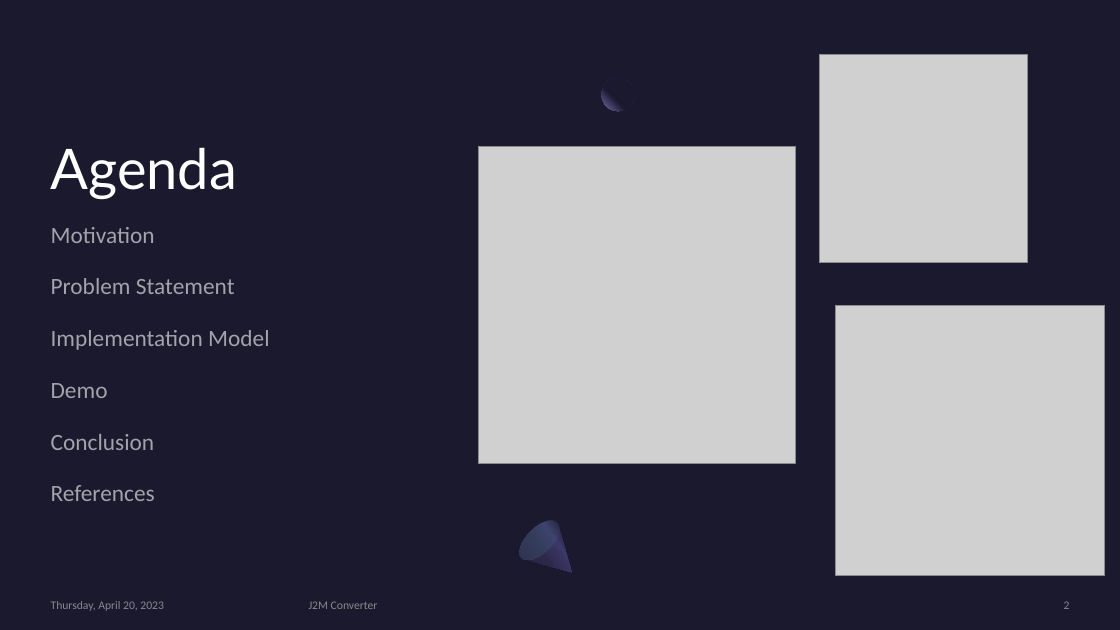
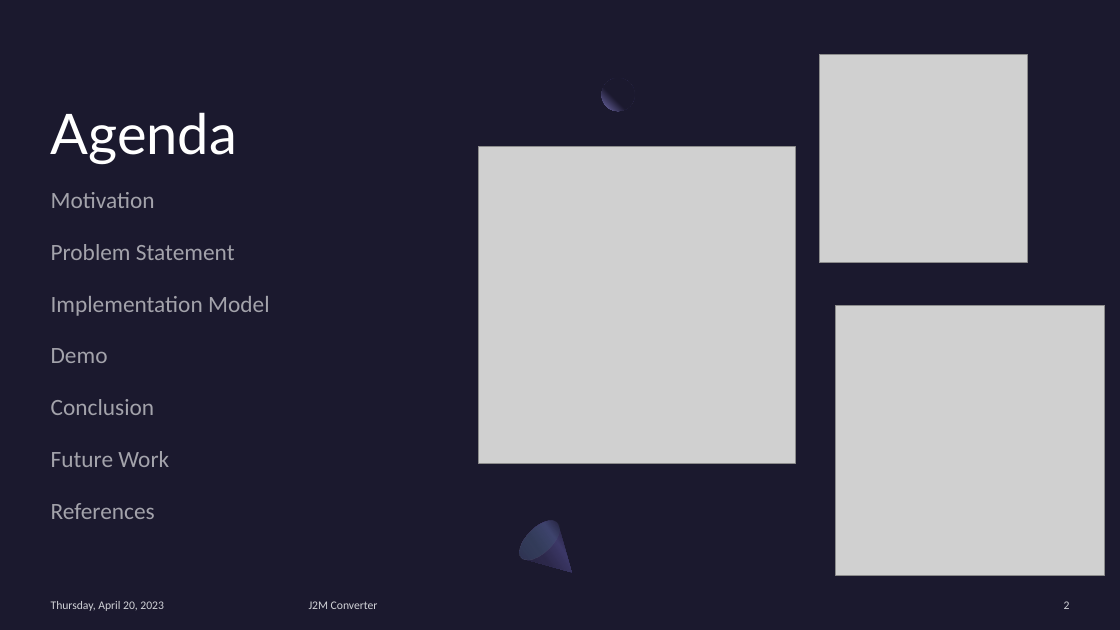
Before and after one commit to babapooja/Masters-Project, a slide deck: slide 2 of Documents/[MastersProject]J2MConverter.pptx. Drawn at 1120x630 pixels with LibreOffice and Linux fonts; fonts in the diff are those of the drawing; grey boxes stand for pictures. Boxes give left, top, right and bottom in pixels: in the first picture for what was removed or moved away, otherwise in the second. Text is boxed around its words. In the diff, an @@ line names an element or a change of style, - is before the commit and + after.

```diff
--- a/Documents/[MastersProject]J2MConverter.pptx
+++ b/Documents/[MastersProject]J2MConverter.pptx
@@ title "Agenda": place and size @@
-title "Agenda" at (51,147,238,199)
+title "Agenda" at (51,112,238,164)
@@ text "Motivation": place and size @@
-text "Motivation" at (51,227,270,501)
+text "Motivation" at (51,192,270,467)
@@ text at (51,451,169,467): paragraph added @@
+Future Work
@@ text colour #A6A6A6 at 80% opacity to #D1D2D7 in 3 elements at (51,601,164,611), (309,601,378,609), (1064,601,1070,609) @@
```
Also in this commit, not shown: 3 other slides changed, 3 other files.
